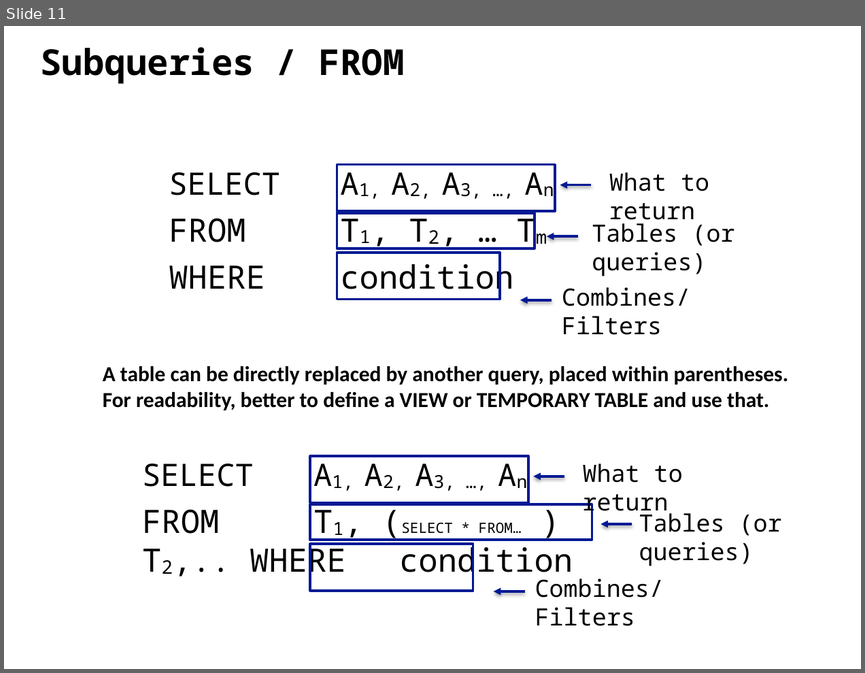
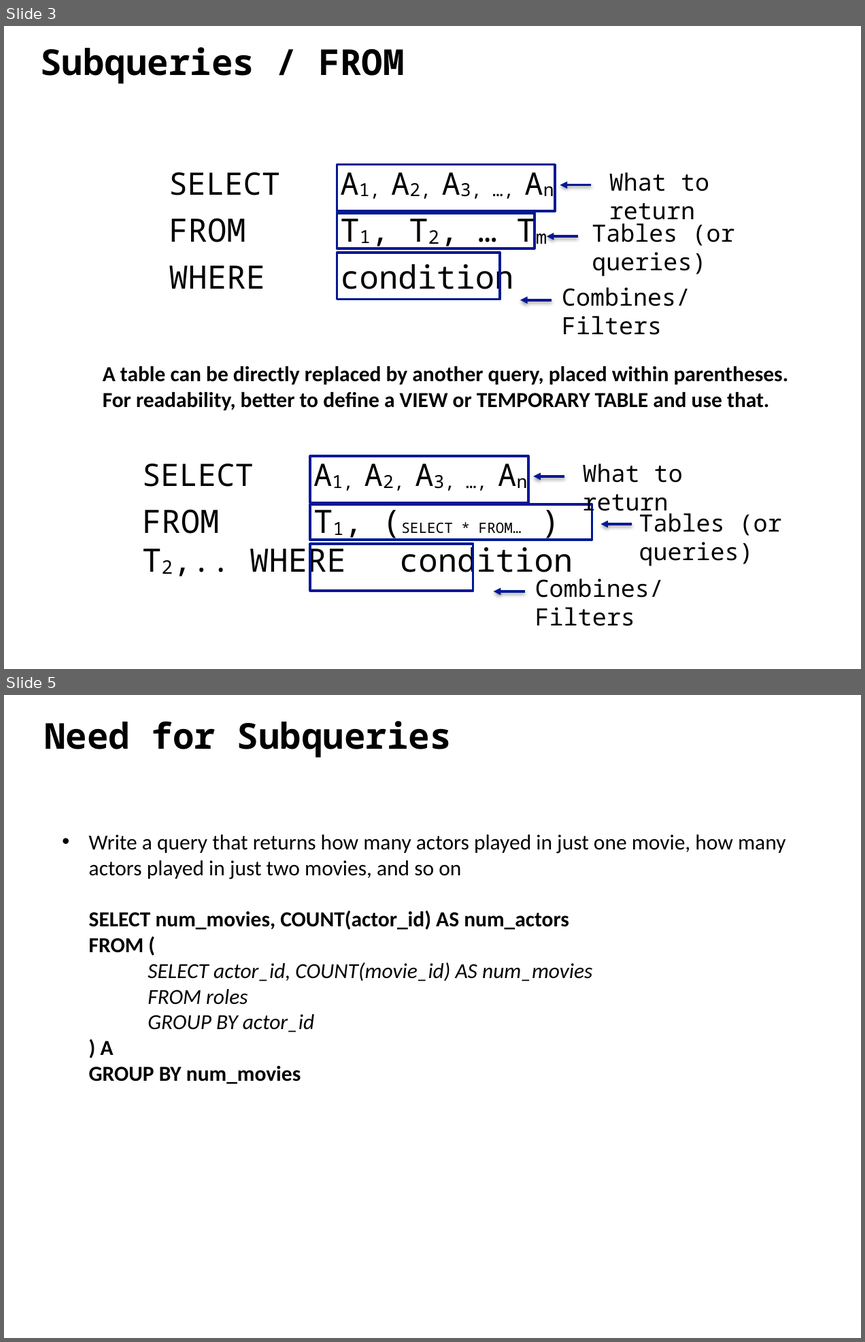
Before and after one commit to ipeirotis/introduction-to-databases, a slide deck: session6/F-SQL_Subqueries.pptx. Shown one above the other, each under a label of ours: slide 11 before the commit, slides 3 and 5 after it; the slides between them are not shown. The pictures are 865x673 and 865x1342 pixels, drawn with LibreOffice and Linux fonts; fonts in the diff are those of the drawing. Boxes give left, top, right and bottom in pixels: in the first picture for what was removed or moved away, otherwise in the second. Text is boxed around its words. In the diff, an @@ line names an element or a change of style, - is before the commit and + after.

```diff
--- a/session6/F-SQL_Subqueries.pptx
+++ b/session6/F-SQL_Subqueries.pptx
@@ slide 5 added at (4, 695, 861, 1338), background #FFFFFF @@
@@ text added at (44, 721, 451, 758), 30 pt, text #000000, bold @@
+Need for Subqueries
@@ text added at (89, 834, 785, 1084), 18 pt, text #000000 @@
+• Write a query that returns how many actors played in just one movie, how many actors played in just two movies, and so on
+  SELECT num_movies, COUNT(actor_id) AS num_actors
+  FROM (
+  SELECT actor_id, COUNT(movie_id) AS num_movies
+  FROM roles
+  GROUP BY actor_id
+  ) A
+  GROUP BY num_movies
@@ what was slide 11 is now slide 3 @@
```
Also in this commit, not shown: 5 slides changed, 6 other slides added, 4 slides removed.
